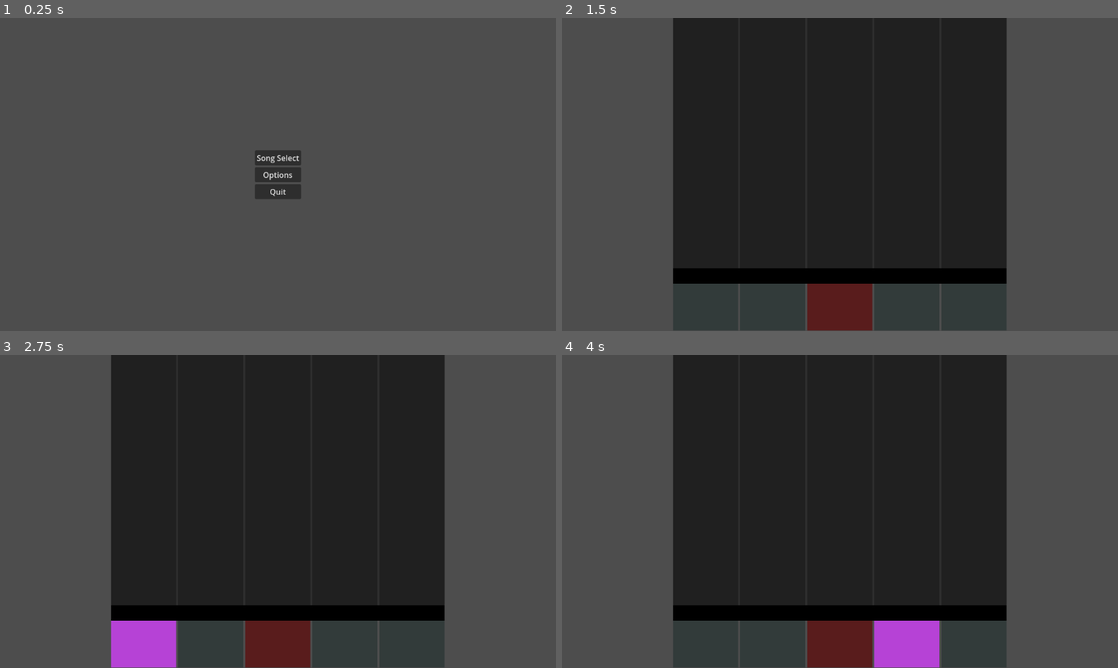
Above: before the commit, frames 1-4 (two rows, left to right).
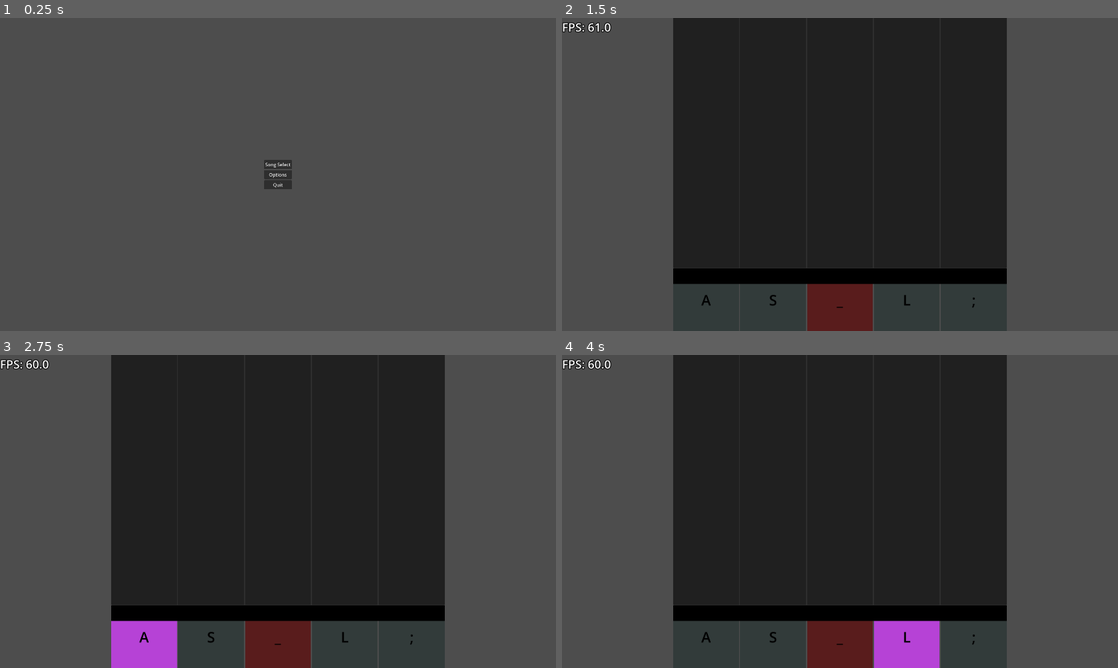
Above: after the commit, the same moments.

Repository: Waller3K/ReMX-Mania
Game: Godot game, scene res://Scenes/Prototype_Build/Main_Menu.tscn
The game is run twice, just before and just after one commit, with the same random seed, the same clock (stepped at 60 frames per second) and the same inputs. The engine's default icon, where the game draws it, is replaced by a stand-in: a white triangle on a blue panel in a dark square. Sound files missing from this copy of the repository are replaced by a short silence.
Inputs (mouse positions are in pixels of both pictures, inside the frame that each line leads up to):
- Up to frame 1 (0.25 s): no input
- Up to frame 2 (1.5 s): click "Song Select" at 0.5 s; click (806, 21) at 1.25 s, where only the run after the commit has a clickable "Test_Chart Beginner"
- Up to frame 3 (2.75 s): tap Enter at 2 s; move the mouse to (400, 495) at 2.02 s; hold A (Track 1) from 2.03 s (still down); tap S (Track 2) at 2.3 s
- Up to frame 4 (4 s): tap Space (FX_BTN) at 2.75 s; move the mouse to (728, 527) at 2.77 s; release A (Track 1) at 2.78 s; tap S (Track 2) at 2.85 s; tap D (Track 3) at 3.05 s; tap Enter at 3.5 s; move the mouse to (895, 442) at 3.52 s; hold D (Track 3) from 3.53 s (still down); tap F (Track 4) at 3.8 s

The runs differ from the first frame. In frame 1, 0.9% of the frame differs, in the area x 45-55%, y 42-58%; in frame 2, 0.3%; in frame 3, 0.5%; in frame 4, 0.4%.

Commit message:
Updated Chart Directories, Minor bug fixes to held FX notes, added options menu, labeled Buttons

Diff:
--- /dev/null
+++ b/Experiments/rhythm-tests/Charts/Sink to a deep test world - Waller3K/Beginner.json
@@ -0,0 +1,41 @@
+{
+	"Metadata" : {
+		"BPM" : 185,
+		"Title" : "Sink to a Deep Test World",
+		"Artist" : "Waller3K",
+		"Charter" : "Waller3K",
+		"Difficulty" : 5.0,
+		"DifficultyName" : "Medium",
+		"BGMPath" : "res://Charts/Sink to a deep test world - Waller3K/BG_Track.ogg",
+		"Track1Path" : "res://Charts/Sink to a deep test world - Waller3K/Track 1.ogg",
+		"Track2Path" : "res://Charts/Sink to a deep test world - Waller3K/Track 2.ogg",
+		"Track3Path" : "res://Charts/Sink to a deep test world - Waller3K/Track 3.ogg",
+		"Track4Path" : "res://Charts/Sink to a deep test world - Waller3K/Track 4.ogg",
+		"Version" : 0.1
+	},
+	"Notes" : {
+		"Track 1" : [
+			{"Pos" : 1.621622},
+			{"Pos" : 9.081081}
+		],
+		"Track 2" : [
+			{"Pos" : 4.540541},
+			{"Pos" : 5.189189},
+			{"Pos" : 12.972973}
+		],
+		"Track 3" : [
+			{"Pos" : 6.486486},
+			{"Pos" : 7.783784},
+			{"Pos" : 13.297297}
+		],
+		"Track 4" : [
+			{"Pos" : 5.837838},
+			{"Pos" : 11.675676}
+		],
+		"Track FX" : [
+			{"Pos" : 2.594595, "End" : 3.891892, "Effect" : 3},
+			{"Pos" : 10.378378, "End" : 11.675676, "Effect" : 1}
+		]
+
+	}
+}
--- a/Experiments/rhythm-tests/Assets/Charts/4_Key_Charts/Sink_to_a_deep_Sea_World-Easy.json
+++ b/Experiments/rhythm-tests/Charts/Sink to a deep test world - Waller3K/Easy.json
@@ -6,11 +6,11 @@
 		"Charter" : "Waller3K",
 		"Difficulty" : 2.0,
 		"DifficultyName" : "Easy",
-		"BGMPath" : "res://Assets/Music/Sink_to_a_Deep_Sea_World/BG_Track.ogg",
-		"Track1Path" : "res://Assets/Music/Sink_to_a_Deep_Sea_World/Track 1.ogg",
-		"Track2Path" : "res://Assets/Music/Sink_to_a_Deep_Sea_World/Track 2.ogg",
-		"Track3Path" : "res://Assets/Music/Sink_to_a_Deep_Sea_World/Track 3.ogg",
-		"Track4Path" : "res://Assets/Music/Sink_to_a_Deep_Sea_World/Track 4.ogg",
+		"BGMPath" : "res://Charts/Sink to a deep test world - Waller3K/BG_Track.ogg",
+		"Track1Path" : "res://Charts/Sink to a deep test world - Waller3K/Track 1.ogg",
+		"Track2Path" : "res://Charts/Sink to a deep test world - Waller3K/Track 2.ogg",
+		"Track3Path" : "res://Charts/Sink to a deep test world - Waller3K/Track 3.ogg",
+		"Track4Path" : "res://Charts/Sink to a deep test world - Waller3K/Track 4.ogg",
 		"Version" : 0.1
 	},
 	"Notes" : {
--- a/Experiments/rhythm-tests/Assets/Charts/4_Key_Charts/Sink_to_a_deep_Sea_World-Medium.json
+++ b/Experiments/rhythm-tests/Charts/Sink to a deep test world - Waller3K/Medium.json
@@ -6,11 +6,11 @@
 		"Charter" : "Waller3K",
 		"Difficulty" : 5.0,
 		"DifficultyName" : "Medium",
-		"BGMPath" : "res://Assets/Music/Sink_to_a_Deep_Sea_World/BG_Track.ogg",
-		"Track1Path" : "res://Assets/Music/Sink_to_a_Deep_Sea_World/Track 1.ogg",
-		"Track2Path" : "res://Assets/Music/Sink_to_a_Deep_Sea_World/Track 2.ogg",
-		"Track3Path" : "res://Assets/Music/Sink_to_a_Deep_Sea_World/Track 3.ogg",
-		"Track4Path" : "res://Assets/Music/Sink_to_a_Deep_Sea_World/Track 4.ogg",
+		"BGMPath" : "res://Charts/Sink to a deep test world - Waller3K/BG_Track.ogg",
+		"Track1Path" : "res://Charts/Sink to a deep test world - Waller3K/Track 1.ogg",
+		"Track2Path" : "res://Charts/Sink to a deep test world - Waller3K/Track 2.ogg",
+		"Track3Path" : "res://Charts/Sink to a deep test world - Waller3K/Track 3.ogg",
+		"Track4Path" : "res://Charts/Sink to a deep test world - Waller3K/Track 4.ogg",
 		"Version" : 0.1
 	},
 	"Notes" : {
--- a/Experiments/rhythm-tests/Scenes/Game_Objects/Note.tscn
+++ b/Experiments/rhythm-tests/Scenes/Game_Objects/Note.tscn
@@ -4,6 +4,8 @@
 [ext_resource type="Texture2D" uid="uid://hhh88k0ah4ht" path="res://Assets/Sprites/icon.svg" id="1_neeg5"]
 
 [node name="Note" type="TextureRect" unique_id=754815465]
+offset_right = 200.0
+offset_bottom = 200.0
 scale = Vector2(1, 0.2)
 texture = ExtResource("1_neeg5")
 script = ExtResource("1_hku03")
--- /dev/null
+++ b/Experiments/rhythm-tests/Scenes/Game_Objects/Volume_Slider.tscn
@@ -0,0 +1,8 @@
+[gd_scene format=3 uid="uid://bhnjxi7qft3fk"]
+
+[ext_resource type="Script" uid="uid://84bc2anwliev" path="res://Scripts/4Key_Prototype/gameObjects/volumeSlider.gd" id="1_72v7x"]
+
+[node name="VolumeSlider" type="HSlider" unique_id=1836534610]
+max_value = 1.0
+step = 0.001
+script = ExtResource("1_72v7x")
--- a/Experiments/rhythm-tests/Scenes/Prototype_Build/4Key_Prototype.tscn
+++ b/Experiments/rhythm-tests/Scenes/Prototype_Build/4Key_Prototype.tscn
@@ -9,6 +9,16 @@
 [ext_resource type="Script" uid="uid://crjc8ar4h20cd" path="res://Scripts/4Key_Prototype/gameManager.gd" id="7_nkauc"]
 [ext_resource type="Script" uid="uid://cwjwy4pyay6ej" path="res://Scripts/4Key_Prototype/noteManager.gd" id="9_g4dpr"]
 [ext_resource type="Script" uid="uid://bcayds6887gid" path="res://Scripts/4Key_Prototype/gameObjects/trackUI.gd" id="9_n46i8"]
+[ext_resource type="Script" uid="uid://blx4tkxdeqyn1" path="res://Scripts/4Key_Prototype/gameObjects/fpsLabel.gd" id="9_sf3te"]
+
+[sub_resource type="LabelSettings" id="LabelSettings_11o4b"]
+font_size = 50
+font_color = Color(0, 0, 0, 1)
+
+[sub_resource type="LabelSettings" id="LabelSettings_51ynm"]
+font_size = 40
+outline_size = 10
+outline_color = Color(0, 0, 0, 1)
 
 [node name="4KeyPrototype" type="Node2D" unique_id=1665818793]
 script = ExtResource("1_c2nwg")
@@ -30,11 +40,12 @@
 
 [node name="GameManager" type="Node" parent="." unique_id=202422349 node_paths=PackedStringArray("scoreText", "comboText", "hitText")]
 script = ExtResource("7_nkauc")
-scoreText = NodePath("../CanvasLayer/UI/ScoreText")
+scoreText = NodePath("../CanvasLayer/VBoxContainer/ScoreText")
 comboText = NodePath("../CanvasLayer/UI/ComboText")
 hitText = NodePath("../CanvasLayer/UI/HitText")
 
 [node name="MetronomePlayer" type="AudioStreamPlayer" parent="GameManager" unique_id=1731606645]
+volume_db = -10.119
 
 [node name="CanvasLayer" type="CanvasLayer" parent="." unique_id=1135291016]
 layer = 0
@@ -109,29 +120,110 @@
 layout_mode = 2
 size_flags_horizontal = 3
 
+[node name="Label" type="Label" parent="CanvasLayer/UI/JudgementLine/TracksButtons/Track1" unique_id=728081928]
+layout_mode = 1
+anchors_preset = 8
+anchor_left = 0.5
+anchor_top = 0.5
+anchor_right = 0.5
+anchor_bottom = 0.5
+offset_left = -20.0
+offset_top = -11.5
+offset_right = 20.0
+offset_bottom = 11.5
+grow_horizontal = 2
+grow_vertical = 2
+text = "A"
+label_settings = SubResource("LabelSettings_11o4b")
+horizontal_alignment = 1
+vertical_alignment = 1
+
 [node name="Track2" type="ColorRect" parent="CanvasLayer/UI/JudgementLine/TracksButtons" unique_id=1415675278]
 layout_mode = 2
 size_flags_horizontal = 3
 
+[node name="Label" type="Label" parent="CanvasLayer/UI/JudgementLine/TracksButtons/Track2" unique_id=2056291446]
+layout_mode = 1
+anchors_preset = 8
+anchor_left = 0.5
+anchor_top = 0.5
+anchor_right = 0.5
+anchor_bottom = 0.5
+offset_left = -20.0
+offset_top = -11.5
+offset_right = 20.0
+offset_bottom = 11.5
+grow_horizontal = 2
+grow_vertical = 2
+text = "S"
+label_settings = SubResource("LabelSettings_11o4b")
+horizontal_alignment = 1
+vertical_alignment = 1
+
 [node name="Track5" type="ColorRect" parent="CanvasLayer/UI/JudgementLine/TracksButtons" unique_id=1617803876]
 layout_mode = 2
 size_flags_horizontal = 3
 color = Color(0.9999997, 0.36755478, 0.096630566, 1)
 
+[node name="Label" type="Label" parent="CanvasLayer/UI/JudgementLine/TracksButtons/Track5" unique_id=1144964195]
+layout_mode = 1
+anchors_preset = 8
+anchor_left = 0.5
+anchor_top = 0.5
+anchor_right = 0.5
+anchor_bottom = 0.5
+offset_left = -20.0
+offset_top = -11.5
+offset_right = 20.0
+offset_bottom = 11.5
+grow_horizontal = 2
+grow_vertical = 2
+text = "_"
+label_settings = SubResource("LabelSettings_11o4b")
+horizontal_alignment = 1
+vertical_alignment = 1
+
 [node name="Track3" type="ColorRect" parent="CanvasLayer/UI/JudgementLine/TracksButtons" unique_id=1295507378]
 layout_mode = 2
 size_flags_horizontal = 3
 
+[node name="Label" type="Label" parent="CanvasLayer/UI/JudgementLine/TracksButtons/Track3" unique_id=1508104463]
+layout_mode = 1
+anchors_preset = 8
+anchor_left = 0.5
+anchor_top = 0.5
+anchor_right = 0.5
+anchor_bottom = 0.5
+offset_left = -20.0
+offset_top = -11.5
+offset_right = 20.0
+offset_bottom = 11.5
+grow_horizontal = 2
+grow_vertical = 2
+text = "L"
+label_settings = SubResource("LabelSettings_11o4b")
+horizontal_alignment = 1
+vertical_alignment = 1
+
 [node name="Track4" type="ColorRect" parent="CanvasLayer/UI/JudgementLine/TracksButtons" unique_id=1332052506]
 layout_mode = 2
 size_flags_horizontal = 3
 
-[node name="ScoreText" type="RichTextLabel" parent="CanvasLayer/UI" unique_id=630236349]
-layout_mode = 1
-anchors_preset = -1
-anchor_right = 0.26200002
-anchor_bottom = 0.062000003
-offset_bottom = -0.1760025
+[node name="Label" type="Label" parent="CanvasLayer/UI/JudgementLine/TracksButtons/Track4" unique_id=1766673027]
+layout_mode = 1
+anchors_preset = 8
+anchor_left = 0.5
+anchor_top = 0.5
+anchor_right = 0.5
+anchor_bottom = 0.5
+offset_left = -20.0
+offset_top = -11.5
+offset_right = 20.0
+offset_bottom = 11.5
+grow_horizontal = 2
+grow_vertical = 2
+text = ";"
+label_settings = SubResource("LabelSettings_11o4b")
 horizontal_alignment = 1
 vertical_alignment = 1
 
@@ -168,6 +260,22 @@
 autowrap_mode = 0
 horizontal_alignment = 1
 vertical_alignment = 1
+
+[node name="VBoxContainer" type="VBoxContainer" parent="CanvasLayer" unique_id=684277747]
+offset_right = 40.0
+offset_bottom = 40.0
+
+[node name="ScoreText" type="RichTextLabel" parent="CanvasLayer/VBoxContainer" unique_id=630236349]
+layout_mode = 2
+fit_content = true
+horizontal_alignment = 1
+vertical_alignment = 1
+
+[node name="FPSLabel" type="Label" parent="CanvasLayer/VBoxContainer" unique_id=1469189548]
+layout_mode = 2
+text = "FPS Label"
+label_settings = SubResource("LabelSettings_51ynm")
+script = ExtResource("9_sf3te")
 
 [node name="NoteManager" type="Node" parent="." unique_id=1799345126 node_paths=PackedStringArray("judegementLine")]
 script = ExtResource("9_g4dpr")
@@ -191,6 +299,7 @@
 [connection signal="btn3" from="Input" to="CanvasLayer/UI/JudgementLine/TracksButtons" method="_onBTN3"]
 [connection signal="btn4" from="Input" to="Judge" method="_onBTN_4"]
 [connection signal="btn4" from="Input" to="CanvasLayer/UI/JudgementLine/TracksButtons" method="_onBTN4"]
+[connection signal="btnFX" from="Input" to="AudioStreamPlayer" method="onInputBtnFX"]
 [connection signal="btnFX" from="Input" to="Judge" method="_onBTN_FX"]
 [connection signal="btnFX" from="Input" to="CanvasLayer/UI/JudgementLine/TracksButtons" method="_onBTNFX"]
 [connection signal="testButton" from="Input" to="AudioStreamPlayer" method="_onTestButton"]
--- /dev/null
+++ b/Experiments/rhythm-tests/Scenes/Prototype_Build/Options_Menu.tscn
@@ -0,0 +1,77 @@
+[gd_scene format=3 uid="uid://b54s7rgxe4lwg"]
+
+[ext_resource type="Script" uid="uid://chvjolnv7uf27" path="res://Scripts/4Key_Prototype/optionsMenu.gd" id="1_16stt"]
+[ext_resource type="PackedScene" uid="uid://bhnjxi7qft3fk" path="res://Scenes/Game_Objects/Volume_Slider.tscn" id="2_17bwm"]
+[ext_resource type="Script" uid="uid://bwer8ijo8oxpr" path="res://Scripts/4Key_Prototype/gameObjects/offsetBox.gd" id="2_v2dxj"]
+[ext_resource type="AudioStream" uid="uid://ealpd8kqigtc" path="res://Assets/Music/ReMX-Mania-Theme.ogg" id="3_3pbp3"]
+[ext_resource type="Script" uid="uid://ju77yjtcdf7c" path="res://Scripts/4Key_Prototype/gameObjects/scrollSpeedBox.gd" id="4_5od1t"]
+
+[node name="OptionsMenu" type="Control" unique_id=1999979347]
+layout_mode = 3
+anchors_preset = 15
+anchor_right = 1.0
+anchor_bottom = 1.0
+grow_horizontal = 2
+grow_vertical = 2
+script = ExtResource("1_16stt")
+
+[node name="VBoxContainer" type="VBoxContainer" parent="." unique_id=1224119387]
+layout_mode = 1
+anchors_preset = -1
+anchor_left = 0.3
+anchor_top = 0.45524693
+anchor_right = 0.7
+anchor_bottom = 0.5447531
+grow_horizontal = 2
+grow_vertical = 2
+metadata/_edit_use_anchors_ = true
+
+[node name="Label" type="Label" parent="VBoxContainer" unique_id=690098009]
+layout_mode = 2
+tooltip_text = "In milleseconds! Set positive for to push the notes back, set negative to push the notes forward"
+mouse_filter = 0
+text = "Offset"
+horizontal_alignment = 1
+
+[node name="offsetBox" type="SpinBox" parent="VBoxContainer" unique_id=1641807219]
+layout_mode = 2
+min_value = -2000.0
+max_value = 2000.0
+step = 0.1
+alignment = 1
+script = ExtResource("2_v2dxj")
+
+[node name="VolumeLabel" type="Label" parent="VBoxContainer" unique_id=1669220714]
+layout_mode = 2
+text = "Volume"
+horizontal_alignment = 1
+
+[node name="VolumeSlider" parent="VBoxContainer" unique_id=1836534610 instance=ExtResource("2_17bwm")]
+layout_mode = 2
+bus_name = "Master"
+
+[node name="Label2" type="Label" parent="VBoxContainer" unique_id=693900772]
+layout_mode = 2
+tooltip_text = "In milleseconds! Set positive for to push the notes back, set negative to push the notes forward"
+mouse_filter = 0
+text = "Scroll Speed"
+horizontal_alignment = 1
+
+[node name="scrollSpeedBox" type="SpinBox" parent="VBoxContainer" unique_id=2062971858]
+layout_mode = 2
+min_value = 1.0
+max_value = 20.0
+step = 0.1
+value = 1.0
+alignment = 1
+script = ExtResource("4_5od1t")
+
+[node name="ReturnButton" type="Button" parent="VBoxContainer" unique_id=1654418723]
+layout_mode = 2
+text = "Return"
+
+[node name="AudioStreamPlayer" type="AudioStreamPlayer" parent="." unique_id=1915696580]
+stream = ExtResource("3_3pbp3")
+autoplay = true
+
+[connection signal="pressed" from="VBoxContainer/ReturnButton" to="." method="onReturnButtonPressed"]
--- a/Experiments/rhythm-tests/Scenes/Prototype_Build/Song_Select.tscn
+++ b/Experiments/rhythm-tests/Scenes/Prototype_Build/Song_Select.tscn
@@ -31,6 +31,10 @@
 [node name="VBoxContainer" type="VBoxContainer" parent="Panel/ScrollContainer" unique_id=2074588410]
 layout_mode = 2
 
+[node name="TestChartButton3" type="Button" parent="Panel/ScrollContainer/VBoxContainer" unique_id=190754302]
+layout_mode = 2
+text = "Test_Chart Beginner"
+
 [node name="TestChartButton" type="Button" parent="Panel/ScrollContainer/VBoxContainer" unique_id=425295215]
 layout_mode = 2
 text = "Test_Chart Easy"
@@ -43,6 +47,7 @@
 layout_mode = 2
 text = "Back To Main Menu"
 
+[connection signal="pressed" from="Panel/ScrollContainer/VBoxContainer/TestChartButton3" to="." method="_onTestChartButton3Pressed"]
 [connection signal="pressed" from="Panel/ScrollContainer/VBoxContainer/TestChartButton" to="." method="_onTestChartButtonPressed"]
 [connection signal="pressed" from="Panel/ScrollContainer/VBoxContainer/TestChartButton2" to="." method="_onTestChartButton2Pressed"]
 [connection signal="pressed" from="Panel/ScrollContainer/VBoxContainer/MainMenuButton" to="." method="_onMainMenuButtonPressed"]
--- a/Experiments/rhythm-tests/Scripts/4Key_Prototype/MainMenu.gd
+++ b/Experiments/rhythm-tests/Scripts/4Key_Prototype/MainMenu.gd
@@ -7,7 +7,7 @@
 
 
 func _onOptionsPressed():
-	print("Options")
+	get_tree().change_scene_to_file("res://Scenes/Prototype_Build/Options_Menu.tscn")
 
 
 func _onQuitPressed():
--- a/Experiments/rhythm-tests/Scripts/4Key_Prototype/audio.gd
+++ b/Experiments/rhythm-tests/Scripts/4Key_Prototype/audio.gd
@@ -11,10 +11,14 @@
 
 # Variable for the AudioStreamSyncronized
 var syncStream: AudioStreamSynchronized
+# Variable for the volume offset to prevent audio clipping issues
+var streamDBOffset = -10.0
 
-var audioPath: String
 var songPos: float = 0.0
 var isPlaying = false
+
+# -1 is no effect
+var currentFXIndex : int = -1
 
 var masterTrackIndex = AudioServer.get_bus_index("Master")
 
@@ -22,21 +26,29 @@
 signal songUpdate(timeStamp: float)
 
 func _onChartCreation(chart: Chart) -> void:
-	audioPath = chart.BGMPath
 	syncStream = AudioStreamSynchronized.new()
 	syncStream.stream_count = 5
 
 	syncStream.set_sync_stream(0, load(chart.BGMPath))
+	syncStream.set_sync_stream_volume(0, streamDBOffset)
+
 	syncStream.set_sync_stream(1, load(chart.track1Path))
+	syncStream.set_sync_stream_volume(1, streamDBOffset)
+
 	syncStream.set_sync_stream(2, load(chart.track2Path))
+	syncStream.set_sync_stream_volume(2, streamDBOffset)
+
 	syncStream.set_sync_stream(3, load(chart.track3Path))
+	syncStream.set_sync_stream_volume(3, streamDBOffset)
+
 	syncStream.set_sync_stream(4, load(chart.track4Path))
+	syncStream.set_sync_stream_volume(4, streamDBOffset)
 
 	musicPlayer.stream = syncStream
 
 func _process(_delta: float) -> void:
 	if isPlaying:
-		songPos = musicPlayer.get_playback_position() + AudioServer.get_time_since_last_mix() - AudioServer.get_output_latency()
+		songPos = musicPlayer.get_playback_position() + AudioServer.get_time_since_last_mix() - AudioServer.get_output_latency() - (GlobalStates.globalOffset/1000)
 		songUpdate.emit(songPos)
 
 
@@ -45,15 +57,17 @@
 	isPlaying = true
 
 func _onFinished():
+	if GlobalStates.globalOffset > 0.0:
+		await get_tree().create_timer(GlobalStates.globalOffset).timeout
 	isPlaying = false
 
 
 func _onGoodEarly(offset: float, trackIndex: int, noteIndex: int) -> void:
-	musicPlayer.stream.set_sync_stream_volume(trackIndex + 1, 0)
+	musicPlayer.stream.set_sync_stream_volume(trackIndex + 1, streamDBOffset)
 
 
 func _onGoodLate(offset: float, trackIndex: int, noteIndex: int) -> void:
-	musicPlayer.stream.set_sync_stream_volume(trackIndex + 1, 0)
+	musicPlayer.stream.set_sync_stream_volume(trackIndex + 1, streamDBOffset)
 
 
 func _onMiss(trackIndex: int, noteIndex: int) -> void:
@@ -61,35 +75,44 @@
 
 
 func _onOkEarly(offset: float, trackIndex: int, noteIndex: int) -> void:
-	musicPlayer.stream.set_sync_stream_volume(trackIndex + 1, 0)
+	musicPlayer.stream.set_sync_stream_volume(trackIndex + 1, streamDBOffset)
 
 
 func _onOkLate(offset: float, trackIndex: int, noteIndex: int) -> void:
-	musicPlayer.stream.set_sync_stream_volume(trackIndex + 1, 0)
+	musicPlayer.stream.set_sync_stream_volume(trackIndex + 1, streamDBOffset)
 
 
 func _onPerfect(offset: float, trackIndex: int, noteIndex: int) -> void:
-	musicPlayer.stream.set_sync_stream_volume(trackIndex + 1, 0)
+	musicPlayer.stream.set_sync_stream_volume(trackIndex + 1, streamDBOffset)
 
 
 func _onPerfectEarly(offset: float, trackIndex: int, noteIndex: int) -> void:
-	musicPlayer.stream.set_sync_stream_volume(trackIndex + 1, 0)
+	musicPlayer.stream.set_sync_stream_volume(trackIndex + 1, streamDBOffset)
 
 func _onPerfectLate(offset: float, trackIndex: int, noteIndex: int) -> void:
-	musicPlayer.stream.set_sync_stream_volume(trackIndex + 1, 0)
+	musicPlayer.stream.set_sync_stream_volume(trackIndex + 1, streamDBOffset)
 
 
 
 func _onHoldBroken(trackIndex, noteIndex, FX):
 	if FX != -1:
 		AudioServer.set_bus_effect_enabled(masterTrackIndex, FX, false)
+		currentFXIndex = -1
 
 
 func _onHoldEnded(trackIndex, noteIndex, FX):
 	if FX != -1:
 		AudioServer.set_bus_effect_enabled(masterTrackIndex, FX, false)
+		currentFXIndex = -1
 
 
 func _onHoldStarted(trackIndex, noteIndex, FX):
 	if FX != -1:
+		currentFXIndex = FX
 		AudioServer.set_bus_effect_enabled(masterTrackIndex, FX, true)
+
+
+func onInputBtnFX(inputTimestamp: float, isDown: bool) -> void:
+	if !isDown:
+		if currentFXIndex != -1:
+			AudioServer.set_bus_effect_enabled(masterTrackIndex, currentFXIndex, false)
--- /dev/null
+++ b/Experiments/rhythm-tests/Scripts/4Key_Prototype/gameObjects/fpsLabel.gd
@@ -0,0 +1,4 @@
+extends Label
+
+func _process(delta: float) -> void:
+	text = "FPS: %s" % [Engine.get_frames_per_second()]
--- a/Experiments/rhythm-tests/Scripts/4Key_Prototype/gameObjects/note.gd
+++ b/Experiments/rhythm-tests/Scripts/4Key_Prototype/gameObjects/note.gd
@@ -38,6 +38,7 @@
 		var noteTail: TextureRect = TextureRect.new()
 		noteTail.texture = self.texture
 		noteTail.scale = self.scale
+		noteTail.size = self.size
 		noteTail.position = self.position
 		parent.add_child(noteTail)
 		noteTailNode = noteTail
@@ -54,13 +55,13 @@
 	# y = hitPosition + (noteTime - currentTime) * scrollSpeed * scale
 	# I'm gonna be stealing this bar for bar
 
-	var headY = judgementLinePos.y - (targetTime - timestamp) * 10.0 * 100
+	var headY = judgementLinePos.y - (targetTime - timestamp) * GlobalStates.scrollSpd * 100
 
 	self.position.y = headY
 
 	if (endTargetTime != -1):
 
-		var tailY = judgementLinePos.y - (endTargetTime - timestamp) * 10.0 * 100
+		var tailY = judgementLinePos.y - (endTargetTime - timestamp) * GlobalStates.scrollSpd * 100
 
 		# noteTailNode.position.y = tailY - headY
 		noteTailNode.position = Vector2(self.position.x, tailY)
--- /dev/null
+++ b/Experiments/rhythm-tests/Scripts/4Key_Prototype/gameObjects/offsetBox.gd
@@ -0,0 +1,11 @@
+extends SpinBox
+
+
+# Called when the node enters the scene tree for the first time.
+func _ready() -> void:
+	#Sets the value of the box to current global offset
+	value = GlobalStates.globalOffset
+	value_changed.connect(onValueChange)
+
+func onValueChange(value: float) -> void:
+	GlobalStates.globalOffset = value
--- /dev/null
+++ b/Experiments/rhythm-tests/Scripts/4Key_Prototype/gameObjects/scrollSpeedBox.gd
@@ -0,0 +1,11 @@
+extends SpinBox
+
+
+# Called when the node enters the scene tree for the first time.
+func _ready() -> void:
+	#Sets the value of the box to current global offset
+	value = GlobalStates.scrollSpd
+	value_changed.connect(onValueChange)
+
+func onValueChange(value: float) -> void:
+	GlobalStates.scrollSpd = value
--- /dev/null
+++ b/Experiments/rhythm-tests/Scripts/4Key_Prototype/gameObjects/volumeSlider.gd
@@ -0,0 +1,21 @@
+extends HSlider
+
+@export var bus_name : String
+
+var bus_index : int
+
+# Called when the node enters the scene tree for the first time.
+func _ready() -> void:
+	bus_index = AudioServer.get_bus_index(bus_name)
+	value_changed.connect(onValueChanged)
+
+	#Set slider to correct value when menu is first opened
+	value = db_to_linear(
+		AudioServer.get_bus_volume_db(bus_index)
+	)
+
+func onValueChanged(value: float) -> void:
+	AudioServer.set_bus_volume_db(
+		bus_index,
+		linear_to_db(value)
+	)
--- a/Experiments/rhythm-tests/Scripts/4Key_Prototype/globalStates.gd
+++ b/Experiments/rhythm-tests/Scripts/4Key_Prototype/globalStates.gd
@@ -1,4 +1,8 @@
 extends Node
+
+var globalOffset : float = 0.0
+
+var scrollSpd : float = 10.0
 
 var currentChartPath : String
 
--- /dev/null
+++ b/Experiments/rhythm-tests/Scripts/4Key_Prototype/optionsMenu.gd
@@ -0,0 +1,6 @@
+extends Control
+
+
+
+func onReturnButtonPressed() -> void:
+	get_tree().change_scene_to_file("res://Scenes/Prototype_Build/Main_Menu.tscn")
--- a/Experiments/rhythm-tests/Scripts/4Key_Prototype/songSelect.gd
+++ b/Experiments/rhythm-tests/Scripts/4Key_Prototype/songSelect.gd
@@ -2,14 +2,19 @@
 
 
 func _onTestChartButtonPressed():
-	GlobalStates.currentChartPath = "res://Assets/Charts/4_Key_Charts/Sink_to_a_deep_Sea_World-Easy.json"
+	GlobalStates.currentChartPath = "res://Charts/Sink to a deep test world - Waller3K/Easy.json"
 	get_tree().change_scene_to_file("res://Scenes/Prototype_Build/4Key_Prototype.tscn")
 
 
 func _onTestChartButton2Pressed() -> void:
-	GlobalStates.currentChartPath = "res://Assets/Charts/4_Key_Charts/Sink_to_a_deep_Sea_World-Medium.json"
+	GlobalStates.currentChartPath = "res://Charts/Sink to a deep test world - Waller3K/Medium.json"
 	get_tree().change_scene_to_file("res://Scenes/Prototype_Build/4Key_Prototype.tscn")
 
 
 func _onMainMenuButtonPressed() -> void:
 	get_tree().change_scene_to_file("res://Scenes/Prototype_Build/Main_Menu.tscn")
+
+
+func _onTestChartButton3Pressed() -> void:
+	GlobalStates.currentChartPath = "res://Charts/Sink to a deep test world - Waller3K/Beginner.json"
+	get_tree().change_scene_to_file("res://Scenes/Prototype_Build/4Key_Prototype.tscn")
--- a/Experiments/rhythm-tests/project.godot
+++ b/Experiments/rhythm-tests/project.godot
@@ -30,6 +30,9 @@
 
 [display]
 
+window/size/viewport_width=1920
+window/size/viewport_height=1080
+window/size/initial_position_type=4
 window/size/always_on_top=true
 window/stretch/mode="viewport"
 
Not shown, removed: Experiments/rhythm-tests/Assets/Music/Sink_to_a_Deep_Sea_World/BG_Track.ogg.import
Not shown, removed: Experiments/rhythm-tests/Assets/Music/Sink_to_a_Deep_Sea_World/Track 1.ogg.import
Not shown, removed: Experiments/rhythm-tests/Assets/Music/Sink_to_a_Deep_Sea_World/Track 2.ogg.import
Not shown, removed: Experiments/rhythm-tests/Assets/Music/Sink_to_a_Deep_Sea_World/Track 3.ogg.import
Not shown, removed: Experiments/rhythm-tests/Assets/Music/Sink_to_a_Deep_Sea_World/Track 4.ogg.import
Renamed: Experiments/rhythm-tests/Assets/Charts/4_Key_Charts/Test_Chart.json -> Experiments/rhythm-tests/Assets/Old_Charts/4_Key_Charts/Test_Chart.json
Renamed: Experiments/rhythm-tests/Assets/Charts/Test.json -> Experiments/rhythm-tests/Assets/Old_Charts/Test.json
Not shown, added: Experiments/rhythm-tests/Charts/Sink to a deep test world - Waller3K/BG_Track.ogg.import
Not shown, added: Experiments/rhythm-tests/Charts/Sink to a deep test world - Waller3K/Track 1.ogg.import
Not shown, added: Experiments/rhythm-tests/Charts/Sink to a deep test world - Waller3K/Track 2.ogg.import
Not shown, added: Experiments/rhythm-tests/Charts/Sink to a deep test world - Waller3K/Track 3.ogg.import
Not shown, added: Experiments/rhythm-tests/Charts/Sink to a deep test world - Waller3K/Track 4.ogg.import
(and 10 more such lines)
